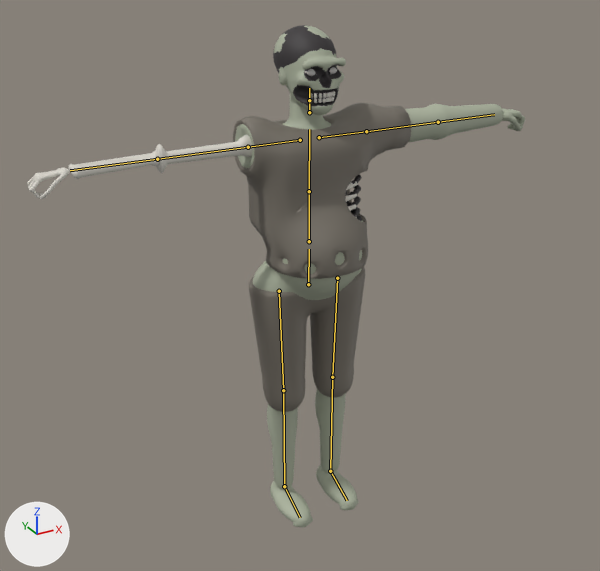
The FBX model Assets/Resources/Bodies/Zombie.fbx, before and after one commit.
One viewpoint serves both versions: a camera (50 mm lens) standing at (-0.739, -1.307, 1.166) and looking at (-0.053, -0.06, 0.542). Lighting does not change. The marker at lower left points along +X, +Y and +Z. The picture after the commit comes second. The bones that change, and the others that lie on the model, are drawn over the model as lines.

Objects in the first picture: 'ZombieMesh'.
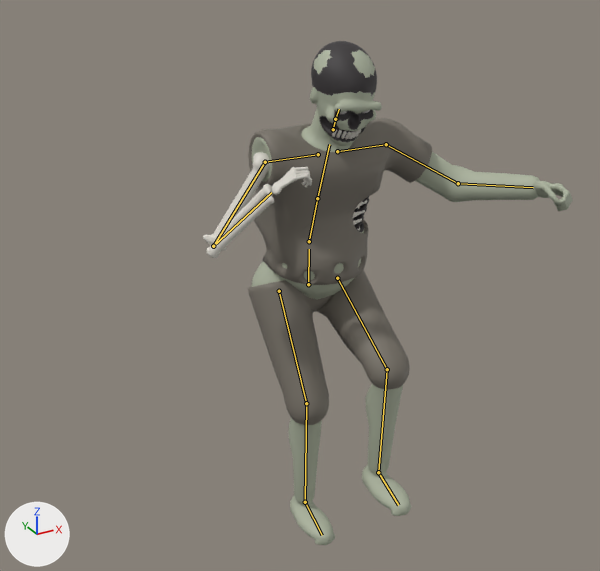
The newer file adds an action. The first version stands in its rest pose; the second is drawn at frame 7 of the action 'Zombie|Strum'.

The edits, one by one:
Bone 'Spine' (bone_spine) turns from (0, 0, 0) to (18, 0, 0) degrees about its own x, y and z.
Bone 'Chest' (bone_chest) turns from (0, 0, 0) to (2, 0, 0) degrees about its own x, y and z.
Bone 'Neck' (bone_neck) turns from (0, 0, 0) to (3, 0, 0) degrees about its own x, y and z.
Bone 'Head' (bone_head) turns from (0, 0, 0) to (8, -6, 0) degrees about its own x, y and z.
Bone 'LeftUpperArm' (bone_leftupperarm) turns from (0, 0, 0) to (-34, -48, 0) degrees about its own x, y and z.
Bone 'LeftLowerArm' (bone_leftlowerarm) turns from (0, 0, 0) to (0, 0, -56) degrees about its own x, y and z.
Bone 'RightUpperArm' (bone_rightupperarm) turns from (0, 0, 0) to (-52, 22, 0) degrees about its own x, y and z.
Bone 'RightLowerArm' (bone_rightlowerarm) turns from (0, 0, 0) to (0, 0, 150) degrees about its own x, y and z.
Bone 'LeftUpperLeg' (bone_leftupperleg) turns from (0, 0, 0) to (-60, 3, 1) degrees about its own x, y and z.
Bone 'LeftLowerLeg' (bone_leftlowerleg) turns from (0, 0, 0) to (63, 0, 0) degrees about its own x, y and z.
Bone 'LeftFoot' (bone_leftfoot) turns from (0, 0, 0) to (-4, 0, 0) degrees about its own x, y and z.
Bone 'RightUpperLeg' (bone_rightupperleg) turns from (0, 0, 0) to (-25, -1, -1) degrees about its own x, y and z.
Bone 'RightLowerLeg' (bone_rightlowerleg) turns from (0, 0, 0) to (27, 0, 0) degrees about its own x, y and z.

What differs and where, as boxes (x1, y1, x2, y2) in the pictures (600 x 571 px):
'ZombieMesh', posed (26% narrower): before (27, 25, 525, 527); after (203, 41, 573, 545)
bone 'Spine', root to tip: before (309, 241) to (309, 191); after (309, 241) to (317, 198)
bone 'Chest', root to tip: before (309, 191) to (309, 129); after (317, 198) to (329, 144)
bone 'Neck', root to tip: before (309, 112) to (309, 100); after (333, 129) to (335, 119)
bone 'Head', root to tip: before (309, 100) to (309, 88); after (335, 119) to (339, 109)
bone 'LeftUpperArm', root to tip: before (366, 131) to (438, 122); after (386, 144) to (458, 183)
bone 'LeftLowerArm', root to tip: before (438, 122) to (494, 114); after (458, 183) to (533, 187)
bone 'RightUpperArm', root to tip: before (248, 147) to (157, 159); after (265, 162) to (213, 246)
bone 'RightLowerArm', root to tip: before (157, 159) to (70, 170); after (213, 246) to (271, 192)
bone 'LeftUpperLeg', root to tip: before (337, 278) to (332, 377); after (337, 278) to (387, 369)
bone 'LeftLowerLeg', root to tip: before (332, 377) to (330, 471); after (387, 369) to (378, 472)
bone 'LeftFoot', root to tip: before (330, 471) to (347, 500); after (378, 472) to (398, 505)
bone 'RightUpperLeg', root to tip: before (279, 291) to (283, 390); after (279, 291) to (306, 403)
bone 'RightLowerLeg', root to tip: before (283, 390) to (284, 486); after (306, 403) to (305, 502)
